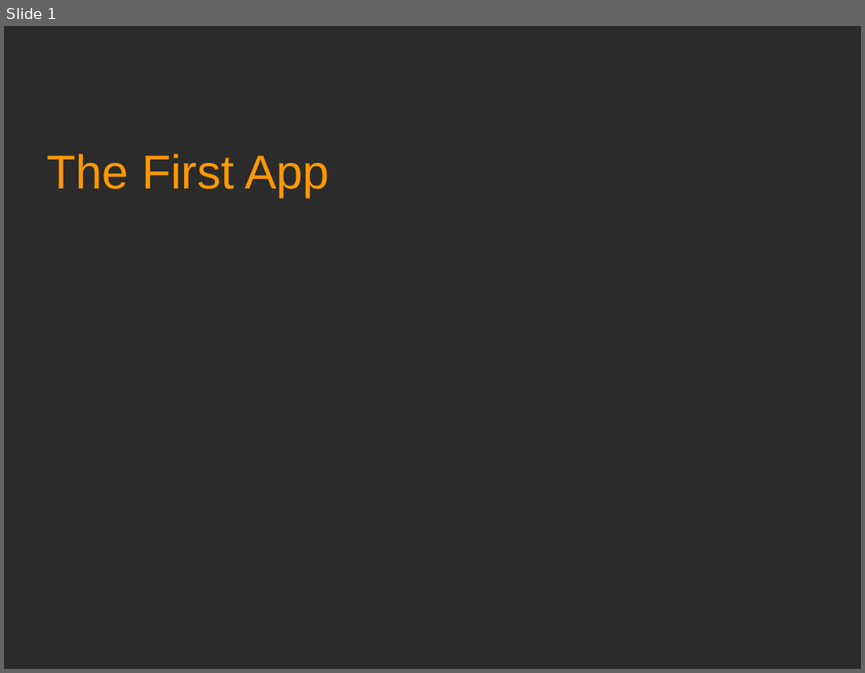
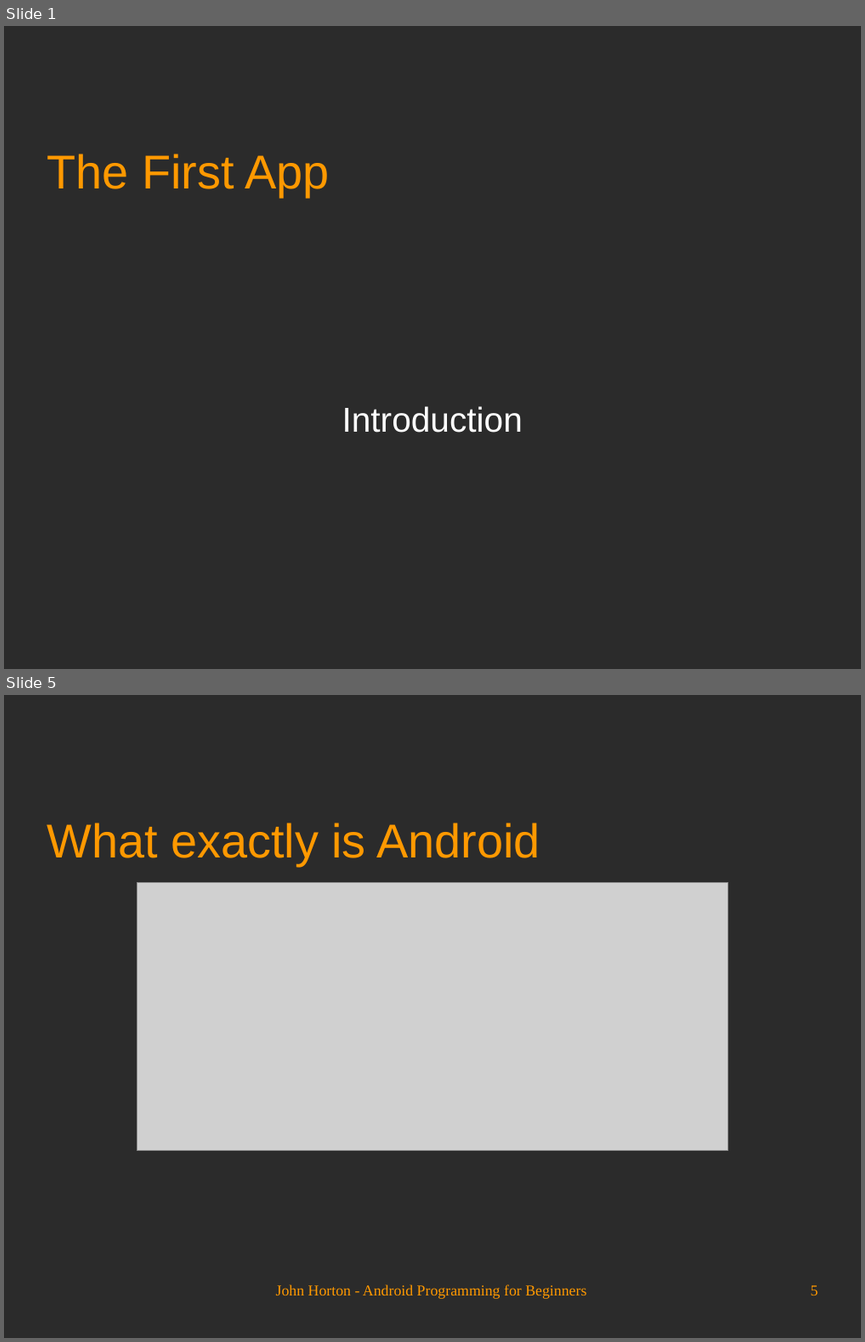
Before and after one commit to Academy-Soft-Intellect/Android-Programming-for-Beginners, a slide deck: 01_The_First_App.odp. Shown one above the other, each under a label of ours: slide 1 before the commit, slides 1 and 5 after it; the slides between them are not shown. The pictures are 865x673 and 865x1342 pixels, drawn with LibreOffice and Linux fonts; fonts in the diff are those of the drawing; grey boxes stand for pictures; background and template pictures are left out; a plain dark background stands for a picture behind light text. Boxes give left, top, right and bottom in pixels: in the first picture for what was removed or moved away, otherwise in the second. Text is boxed around its words. In the diff, an @@ line names an element or a change of style, - is before the commit and + after.

```diff
--- a/01_The_First_App.odp
+++ b/01_The_First_App.odp
@@ slide 5 added at (4,695,861,1338), background picture (left out) @@
@@ title added at (46,823,540,866), 44 pt, text #FF9900 @@
+What exactly is Android
@@ picture added at (137,882,728,1151) @@
@@ text added at (276,1284,586,1299), 14 pt, text #FF9900 @@
+John Horton - Android Programming for Beginners
@@ page number added at (811,1285,818,1295), 14 pt, text #FF9900 @@
+5
@@ slide 1 changed as well @@
@@ subtitle added at (342,406,522,432), 32 pt, text #FFFFFF @@
+Introduction
```
Also in this commit, not shown: 1 other slide changed, 22 other slides added.
